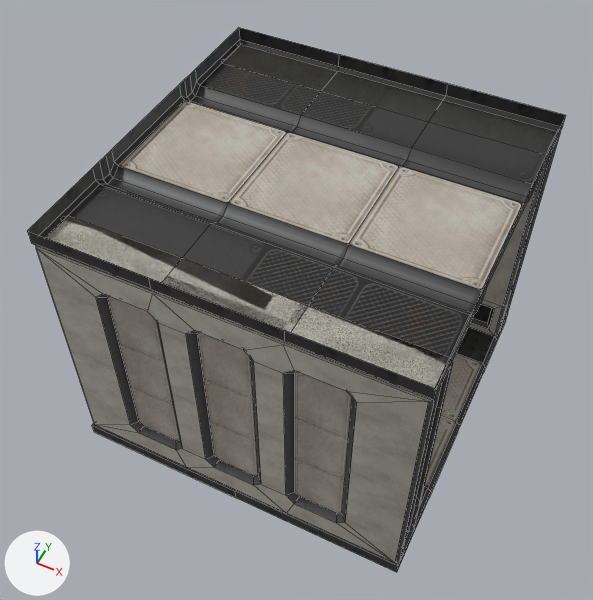
The FBX model MazeVR-Server/Assets/Models/Corridor_Corridor_Rework.fbx as it was, and as the next commit left it.
Camera for both pictures: a camera (50 mm lens) standing at (2.71, -5.85, 8.44) and looking at (-0.12, -0.2, 1.38). Lighting does not change. The marker at lower left points along +X, +Y and +Z. Mesh edges are drawn as thin lines. Where no turn or scale is listed for an object, it has been applied to the vertices.

In view in the first picture: 'Corridor_Corridor_Rework'.
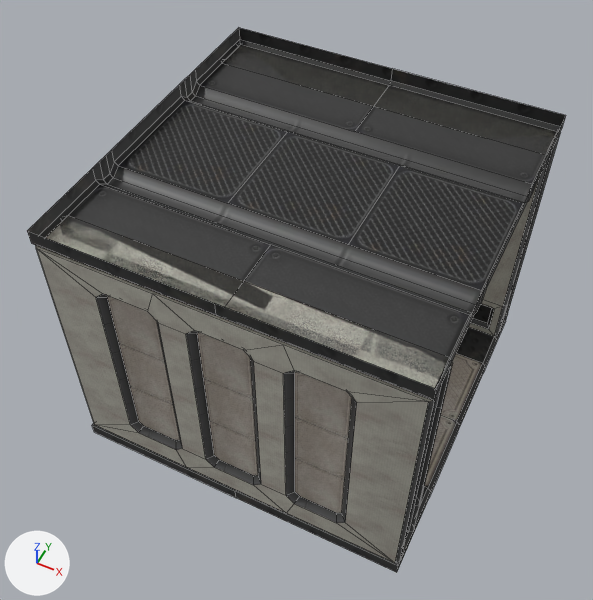
What differs and where, as boxes [x1, y1, x2, y2] in the pictures (593 x 600 px):
part 1 of me_plane_005, cut back: [27, 28, 566, 401] in both
part 2 of me_plane_005, surface changed: [119, 100, 523, 290] in both

The change in detail:
me_plane_005 is used by ob_corridor_corridor_rework; location (0.0, 0.0, 0.0).
me_plane_005 had 421 vertices, 337 faces and spanned x -2.0..2.0, y -2.0..2.0, z -0.2..3.2.
me_plane_005 now has 405 vertices, 319 faces and spans x -2.0..2.0, y -2.0..2.0, z -0.2..3.2.
Part 1, on me_plane_005:
24 vertices are removed from x -0.67..0.67, y -2.0..2.0, z 2.92..3.2.
36 faces are deleted.
8 vertices are added at x 0.0, y -2.0..2.0, z 3.0..3.2.
18 new faces join them, mat_texture_set_a (picture img_texture_set_a_jpg).
me_plane_005 part 2: 3 kept faces spanning x -1.96..1.96, y -0.65..0.65, z 3.0 get new texture (UV) coordinates.
